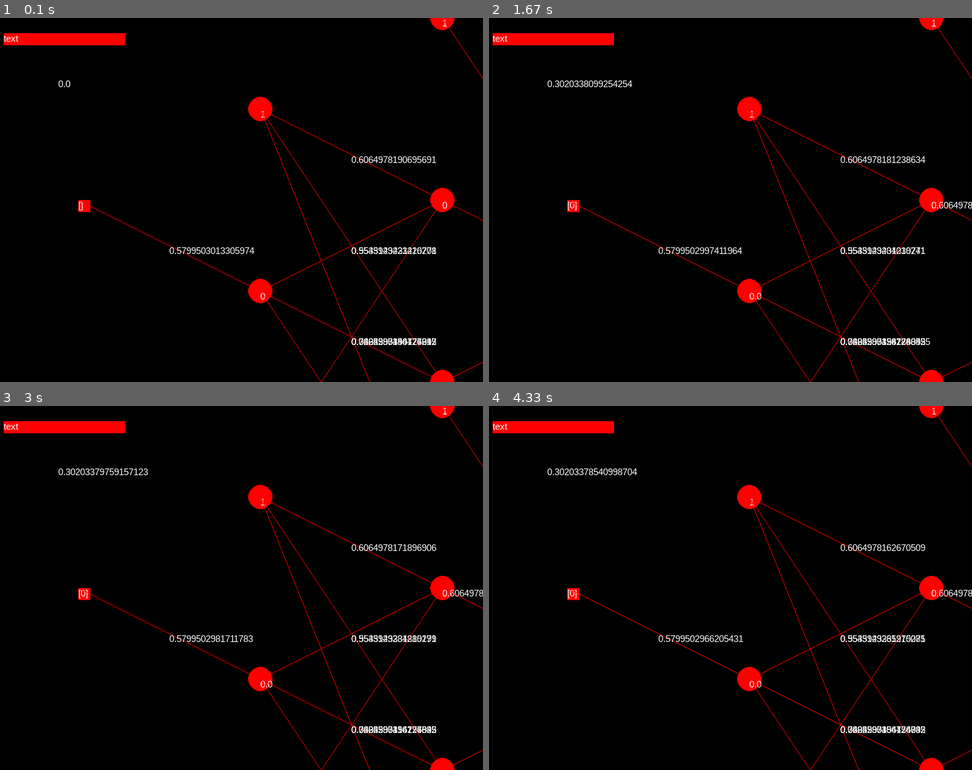
Above: before the commit, frames 1-4 (two rows, left to right).
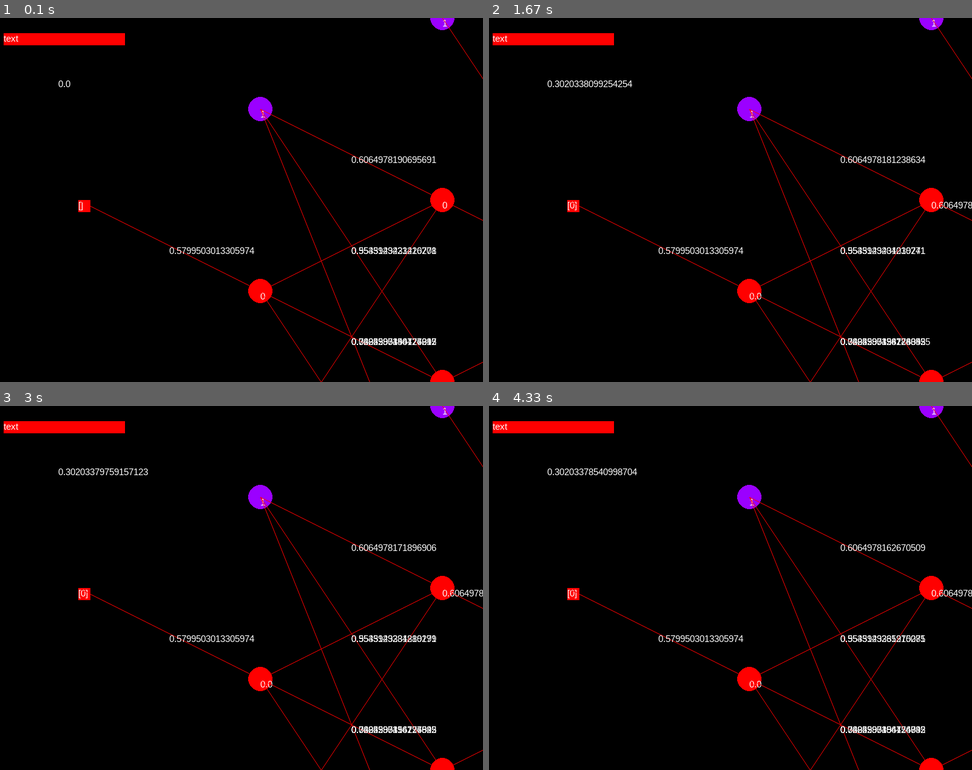
Above: after the commit, the same moments.

Repository: FlorianGelb/2020_INF_Projekt_NN_Vis
Game: pygame game, started from src/exp_pygame/test.py
Two runs of this game, one before a commit and one after it. Both use one fixed random seed, a clock stepped at 60 frames per second and the inputs below.
Inputs (mouse positions are in pixels of both pictures, inside the frame that each line leads up to):
- Up to frame 1 (0.1 s): no input
- Up to frame 2 (1.67 s): click (551, 39) at 0.38 s; click "text" at 0.72 s
- Up to frame 3 (3 s): click "text" at 2.05 s
- Up to frame 4 (4.33 s): no input

The runs differ from the first frame. In frame 1, 0.4% of the frame differs, in the area x 51-95%, y 0-29%; in frame 2, 0.5%, in the area x 42-95%, y 0-65%; in frame 3, 0.5%; in frame 4, 0.5%.

Commit message:
Fixed wired input behaviour

Diff:
--- a/src/NN/MultilayerPerceptron.py
+++ b/src/NN/MultilayerPerceptron.py
@@ -7,11 +7,14 @@
         self.neurons = {}
         self.n_inputs = n_inputs
         self.shape = shape
+
+
         self.shape.insert(0, n_inputs * shape[0])
         self.shape.insert(-1, shape[-1])
 
         for n in range(len(shape))[1:-2]:
             self.shape[n] += 1
+
 
         for i in range(len(shape)):
             for j in range(shape[i]):
@@ -20,7 +23,7 @@
                 n.set_activation_function("LINEAR")
                 n.set_step(False)
 
-                if j == shape[i] -1 and shape[i] > 1:
+                if j == shape[i] -1 and shape[i] > 1 and i != 0:
                     n.output = 1
                     n.bias = True
 
--- a/src/exp_pygame/test.py
+++ b/src/exp_pygame/test.py
@@ -82,10 +82,14 @@
                     x = int((key * x_off) + (self.width / 2) - self.width / 3)
                     y = int((pos - index * y_off) + (self.height / 2))
 
+                    c = (255, 0, 0)
+                    if neuron.bias:
+                        c = (155, 0, 255)
+
                     if key == list(self.neurons.keys())[-1] or key == list(self.neurons.keys())[0]:
-                        self.viz_neurons.append(Terminal.InputTerminal(x,y, str(neuron.input),(255, 0, 0), 20, 20))
+                        self.viz_neurons.append(Terminal.InputTerminal(x,y, str(neuron.input),c, 20, 20))
                     else:
-                        self.viz_neurons.append(Neuron.Neuron(x, y, str(neuron.output), (255, 0, 0)))
+                        self.viz_neurons.append(Neuron.Neuron(x, y, str(neuron.output), c))
 
             for key in list(self.neurons.keys()):
                 for neuron in self.neurons[key]:
@@ -190,7 +194,6 @@
     def MAE(self, total_error):
         return (1/len(self.train_dict.values()) * (sum([abs(e) for e in total_error])))
 
-
     def train(self, inp, expected):
         self.output = self.pass_values(expected, inp)
         total_error = self.calculate_total_error(self.output, expected)
